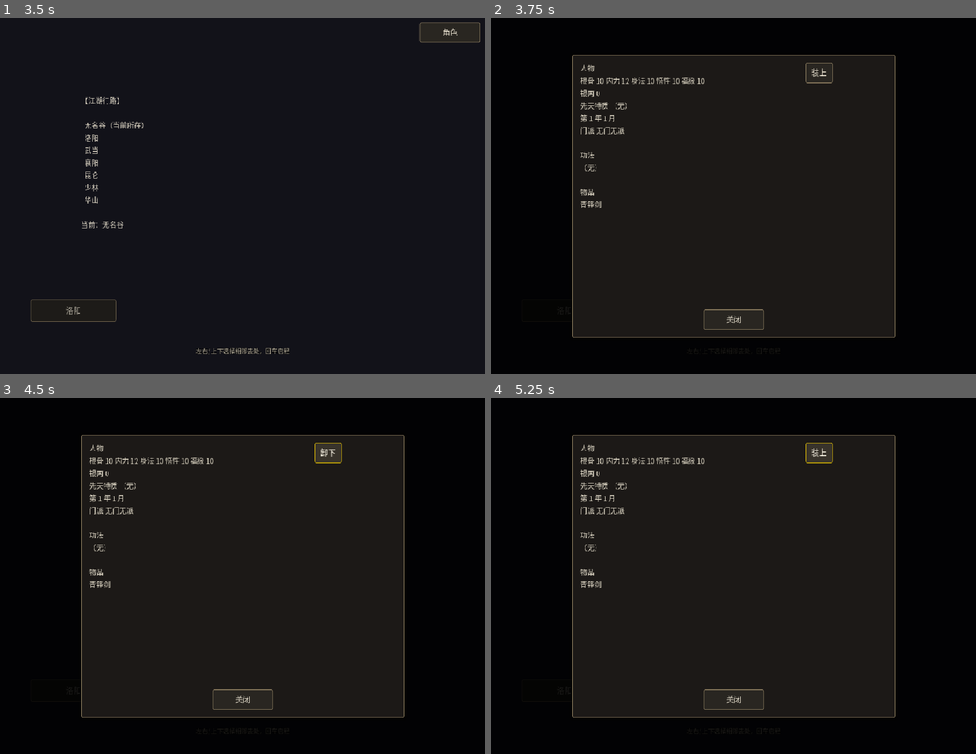
Above: before the commit, frames 1-4 (two rows, left to right).
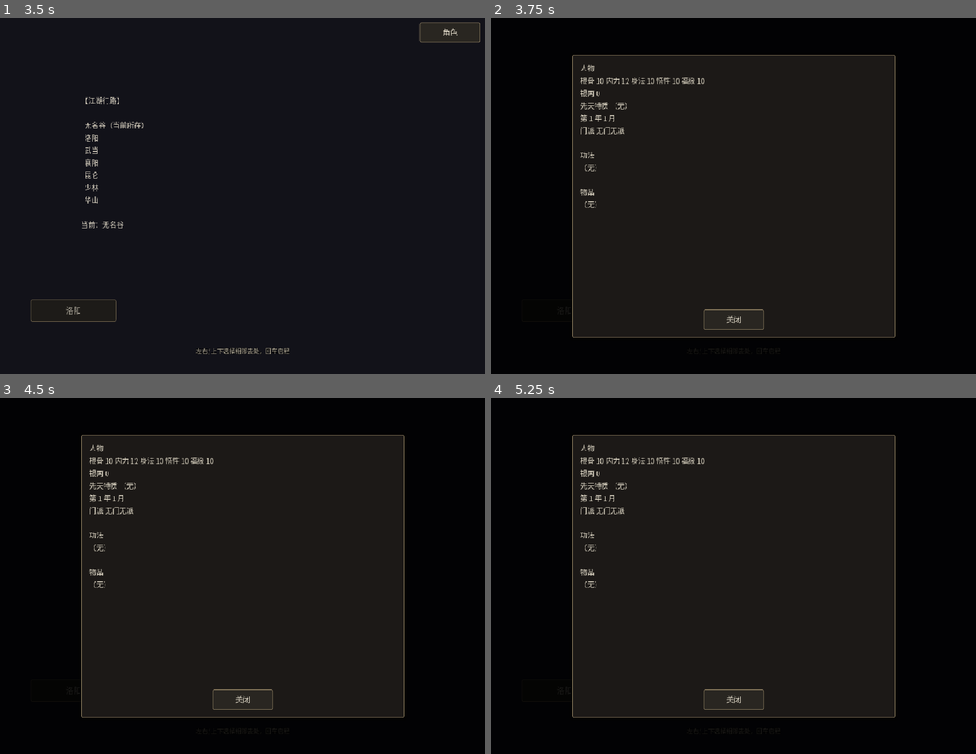
Above: after the commit, the same moments.

Repository: linxuhao/jinyong-heroes
Game: Godot game, scene res://scenes/segments/map.tscn
The game is run twice, just before and just after one commit, with the same random seed, the same clock (stepped at 60 frames per second) and the same inputs. This scene is started directly instead of the project's main scene. Sound files missing from this copy of the repository are replaced by a short silence.
Inputs (mouse positions are in pixels of both pictures, inside the frame that each line leads up to):
- Up to frame 1 (3.5 s): click "洛阳" at 0.5 s; click "买下长剑" at 1.25 s; click "无名谷" at 2 s; click "卧床练气" at 2.75 s
- Up to frame 2 (3.75 s): click "角色" at 3.5 s
- Up to frame 3 (4.5 s): click (329, 451) at 4.25 s, where only the run before the commit has a clickable "装上"
- Up to frame 4 (5.25 s): click (820, 451) at 5 s, where only the run before the commit has a clickable "卸下"

Frame 1 is identical in both runs. In frame 2, 0.1% of the frame differs, in the area x 18-71%, y 12-54%; in frame 3, 0.4%; in frame 4, 0.4%.

Commit message:
dpe_game/t_impl: purchase_all_or_nothing [jinyong-loop] (1 file(s))

Diff:
--- a/scripts/data/event_logic.gd
+++ b/scripts/data/event_logic.gd
@@ -31,15 +31,44 @@
 	return pool[idx]
 
 
-## Apply one event option's effects (the 5 sanctioned types).
-## (verbatim from the effect loop in cultivation._apply_event_option).
-## Does NOT touch profile.flags, clear any id, or sync any surface — the
-## seen-mark / event_id / _sync_surface bookkeeping stays with the caller.
-static func apply_option_effects(profile: PlayerProfile, opt: EventData.EventOption) -> void:
+## Validate one event option's deliverability (purchase all-or-nothing, R2 D4).
+## Returns "" when the WHOLE option is deliverable; "silver" when the option's
+## NET silver cost exceeds profile.silver; "owned" when any item effect targets
+## an id already in profile.inventory. Pure arithmetic over the option's own
+## effects — NO mutation, NO RNG (the deterministic-stream lifeline).
+## Priority: payment capacity is checked first, then ownership.
+static func validate_option(profile: PlayerProfile, opt: EventData.EventOption) -> String:
+	var net_cost: int = 0
 	for eff in opt.effects:
 		match eff.get("type", "none"):
 			"silver":
-				profile.silver = maxi(profile.silver + int(eff.get("value", 0)), 0)
+				net_cost += -int(eff.get("value", 0))
+			"item":
+				var target: String = eff.get("target", "")
+				if target != "" and profile.inventory.has(target):
+					return "owned"
+	if net_cost > profile.silver:
+		return "silver"
+	return ""
+
+
+## Apply one event option's effects — validate-then-apply (the 5 sanctioned
+## types). On refusal the ENTIRE option does nothing: {"ok": false, "reason":
+## "silver"|"owned"} with ZERO profile mutation (no charge without delivery,
+## no delivery without charge). On success every effect applies exactly as
+## before, EXCEPT the silver line loses the old maxi(..., 0) clamp — the
+## balance is proven sufficient by the validation. Returns {"ok": true,
+## "reason": ""}.
+## Does NOT touch profile.flags, clear any id, or sync any surface — the
+## seen-mark / event_id / _sync_surface bookkeeping stays with the caller.
+static func apply_option_effects(profile: PlayerProfile, opt: EventData.EventOption) -> Dictionary:
+	var reason: String = validate_option(profile, opt)
+	if reason != "":
+		return {"ok": false, "reason": reason}
+	for eff in opt.effects:
+		match eff.get("type", "none"):
+			"silver":
+				profile.silver = profile.silver + int(eff.get("value", 0))
 			"attr":
 				profile.add_attr(eff.get("target", ""), int(eff.get("value", 0)))
 			"item":
@@ -48,6 +77,7 @@
 					profile.inventory.append(target)
 			"practice":
 				add_practice(profile, int(eff.get("value", 0)))
+	return {"ok": true, "reason": ""}
 
 
 ## Add practice to the first unmastered gongfa; masters it on reaching the
